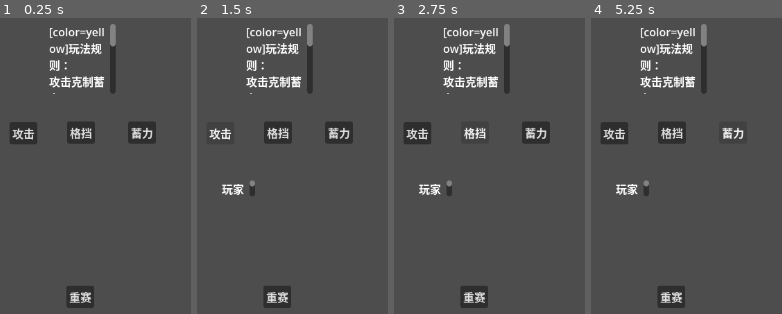
Above: before the commit, frames 1-4 (left to right).
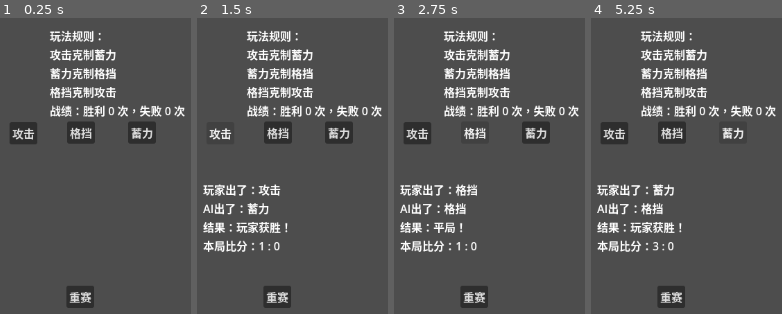
Above: after the commit, the same moments.

Repository: Xuaxie/-
Game: Godot game, scene res://game.tscn
Same seed, same stepped clock (60 frames per second), same inputs: the game is played once before the commit and once after it.
Inputs:
- Up to frame 1 (0.25 s): no input
- Up to frame 2 (1.5 s): click "重赛" at 0.5 s; click "攻击" at 1.25 s
- Up to frame 3 (2.75 s): click "格挡" at 2 s
- Up to frame 4 (5.25 s): click "蓄力" at 2.75 s; click "攻击" at 3.5 s; click "格挡" at 4.25 s; click "蓄力" at 5 s

The runs differ from the first frame. In frame 1, 6.4% of the frame differs, in the area x 25-97%, y 2-34%; in frame 2, 9.8%; in frame 3, 9.6%; in frame 4, 9.9%, in the area x 3-97%, y 2-80%.

Commit message:
v1.0 完整可玩版本，准备导出网页版

Diff:
--- a/game.tscn
+++ b/game.tscn
@@ -44,29 +44,27 @@
 offset_bottom = 452.0
 text = "重赛"
 
-[node name="Label_score" type="RichTextLabel" parent="." unique_id=1039886304]
+[node name="Label_score" type="Label" parent="." unique_id=758220468]
 layout_mode = 0
-offset_left = 278.0
-offset_top = 269.0
-offset_right = 326.0
-offset_bottom = 292.0
+offset_left = 251.0
+offset_top = 270.0
+offset_right = 299.0
+offset_bottom = 293.0
 text = "得分："
 
 [node name="AIController" type="Node" parent="." unique_id=192802881]
 script = ExtResource("2_feb5d")
 
-[node name="Label_rule" type="RichTextLabel" parent="." unique_id=136521181]
+[node name="Label_rule" type="Label" parent="." unique_id=238000006]
 layout_mode = 0
-offset_left = 313.0
-offset_top = 43.0
-offset_right = 409.0
-offset_bottom = 144.0
-text = "玩法规则：
-攻击克制蓄力
+offset_left = 314.0
+offset_top = 48.0
+offset_right = 410.0
+offset_bottom = 123.0
+text = "攻击克制蓄力
 蓄力克制格挡
 格挡克制攻击"
 
 [connection signal="pressed" from="Button_attack" to="." method="_on_attack_pressed"]
 [connection signal="pressed" from="Button_defence" to="." method="_on_defence_pressed"]
 [connection signal="pressed" from="Button_charge" to="." method="_on_charge_pressed"]
-[connection signal="pressed" from="Button-re" to="." method="_on_reset_pressed"]
--- a/main_game.gd
+++ b/main_game.gd
@@ -14,8 +14,6 @@
 @onready var button_attack = $Button_attack
 @onready var button_defence = $Button_defence
 @onready var button_charge = $Button_charge
-@onready var label_score: RichTextLabel = $Label_score
-@onready var label_rule: RichTextLabel = $Label_rule
 
 func _ready() -> void:
 	_run_automated_tests()
@@ -263,24 +261,24 @@
 
 	# 更新界面
 	if set_winner != "":
-		label_score.text = "玩家出了：" + player_move_name + \
+		$Label_score.text = "玩家出了：" + player_move_name + \
 							"\nAI出了：" + ai_move_name + \
 							"\n结果：" + result_text + \
 							"\n" + set_winner + "\n" + \
-							"[color=blue]本局比分：[/color]" + str(player_score) + " : " + str(ai_score)
+							"本局比分：" + str(player_score) + " : " + str(ai_score)
 		_update_rule_label()
 		_reset_set()
 	else:
-		label_score.text = "玩家出了：" + player_move_name + \
+		$Label_score.text = "玩家出了：" + player_move_name + \
 							"\nAI出了：" + ai_move_name + \
 							"\n结果：" + result_text + \
-							"\n[color=blue]本局比分：[/color]" + str(player_score) + " : " + str(ai_score)
+							"\n本局比分：" + str(player_score) + " : " + str(ai_score)
 
 	ai_controller.update_ai_state(player_move, ai_move, ai_last_result)
 	last_player_move = player_move
 
 func _update_rule_label():
-	label_rule.text = "[color=yellow]玩法规则：\n攻击克制蓄力\n蓄力克制格挡\n格挡克制攻击[/color]\n战绩：[color=green]胜利 " + str(player_sets) + " 次[/color]，[color=red]失败 " + str(ai_sets) + " 次[/color]"
+	$Label_rule.text = "玩法规则：\n攻击克制蓄力\n蓄力克制格挡\n格挡克制攻击\n战绩：胜利 " + str(player_sets) + " 次，失败 " + str(ai_sets) + " 次"
 
 func _reset_set():
 	player_score = 0
@@ -302,7 +300,7 @@
 	ai_score = 0
 	ai_last_result = ""
 	last_player_move = -1
-	label_score.text = ""
+	$Label_score.text = ""
 	button_attack.disabled = false
 	button_defence.disabled = false
 	button_charge.disabled = false
